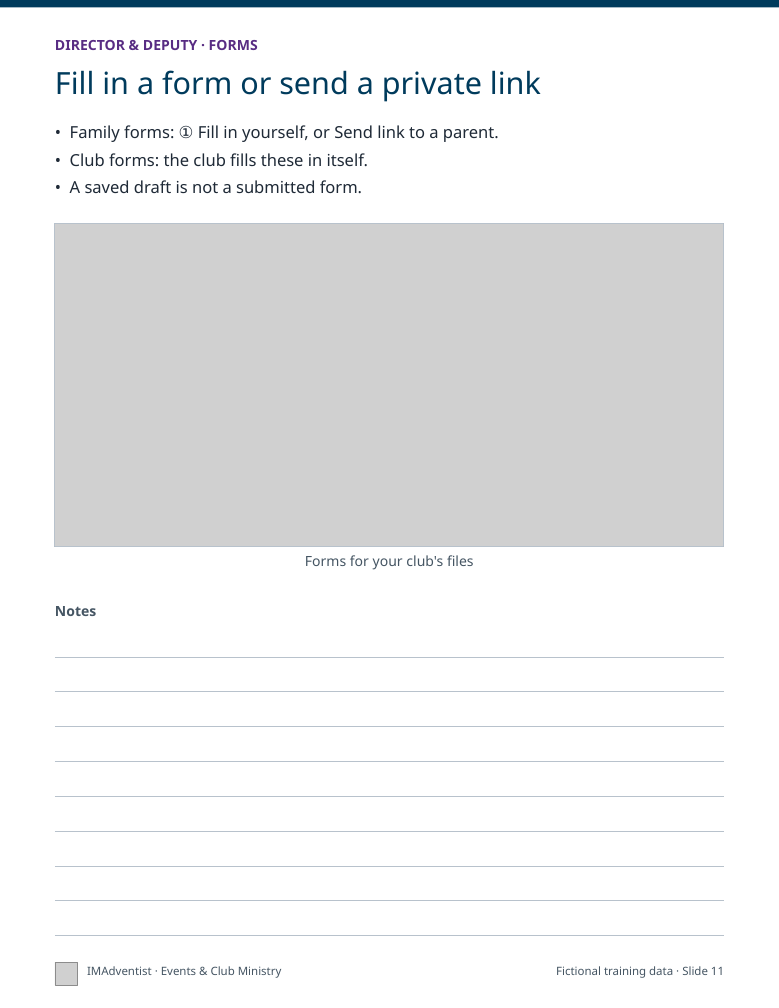
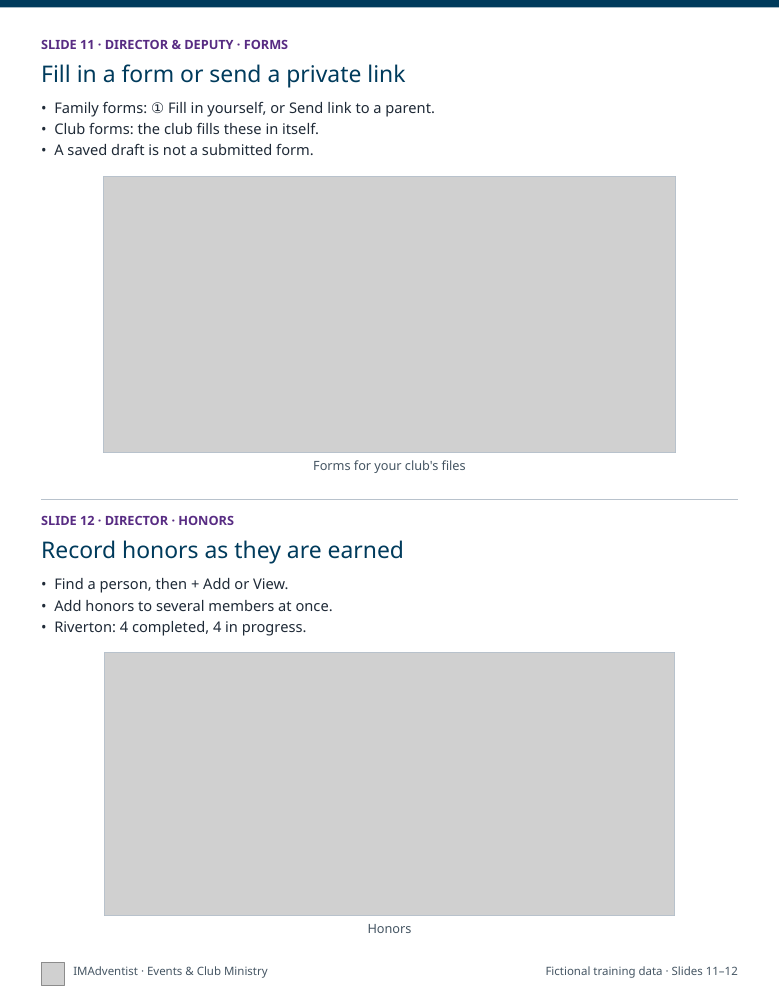
Before and after one commit to DurantTL/IMSDA-Events, a slide deck: slide 6 of docs/platform-documentation/2026-11-05/exports/IMAdventist-getting-started-print.pptx (slide 11 before the commit). Drawn at 779x1008 pixels with LibreOffice and Linux fonts; fonts in the diff are those of the drawing; grey boxes stand for pictures. Boxes give left, top, right and bottom in pixels: in the first picture for what was removed or moved away, otherwise in the second. Text is boxed around its words. In the diff, an @@ line names an element or a change of style, - is before the commit and + after.

```diff
--- a/docs/platform-documentation/2026-11-05/exports/IMAdventist-getting-started-print.pptx
+++ b/docs/platform-documentation/2026-11-05/exports/IMAdventist-getting-started-print.pptx
@@ text at (41,39,288,49): text changed; size 11 to 10 pt @@
-DIRECTOR & DEPUTY · FORMS
+SLIDE 11 · DIRECTOR & DEPUTY · FORMS
@@ text "Fill in a form or ...": place and size @@
-text "Fill in a form or ..." at (55,70,541,102)
+text "Fill in a form or ..." at (41,64,405,88)
@@ text "Fill in a form or ..." at (41,64,405,88): size 24 to 18 pt @@
@@ text "• Family forms: ① Fill ...": place and size @@
-text "• Family forms: ① Fill ..." at (70,125,499,193)
+text "• Family forms: ① Fill ..." at (54,102,435,155)
@@ text "• Family forms: ① Fill ..." at (54,102,435,155): size 13 to 11.5 pt; less space between paragraphs @@
@@ picture: place and size @@
-picture at (55,224,724,547)
+picture at (104,176,675,453)
@@ rectangle: place and size @@
-rectangle at (55,224,724,547)
+rectangle at (104,176,675,453)
@@ text "Forms for your club's files": place and size @@
-text "Forms for your club's files" at (305,555,474,570)
+text "Forms for your club's files" at (313,460,466,473)
@@ text "Forms for your club's files" at (313,460,466,473): size 11 to 10 pt @@
@@ line moved from (55, 657) - (724, 657) to (41, 499) - (738, 499) @@
@@ line (41, 499) - (738, 499): stroke #B8C2CC 0.5 pt to #B8C2CC 0.75 pt @@
@@ text added at (41,515,234,525), 10 pt, text #582C83, bold @@
+SLIDE 12 · DIRECTOR · HONORS
@@ text added at (41,540,404,564), 18 pt, text #003B5C @@
+Record honors as they are earned
@@ text added at (54,578,333,636), 11.5 pt, text #1F2A37 @@
+• Find a person, then + Add or View.
+• Add honors to several members at once.
+• Riverton: 4 completed, 4 in progress.
@@ text removed at (55,606,96,616) @@
-Notes
@@ picture added at (104,653,675,916) @@
@@ rectangle added at (104,653,675,916), outline #B8C2CC 0.75 pt @@
@@ line removed from (55, 692) to (724, 692) @@
@@ line removed from (55, 727) to (724, 727) @@
@@ line removed from (55, 762) to (724, 762) @@
@@ line removed from (55, 796) to (724, 796) @@
@@ line removed from (55, 831) to (724, 831) @@
@@ line removed from (55, 866) to (724, 866) @@
@@ line removed from (55, 901) to (724, 901) @@
@@ text added at (368,924,412,933), 10 pt, text #455563 @@
+Honors
@@ line removed from (55, 936) to (724, 936) @@
@@ picture: place and size @@
-picture at (55,962,78,985)
+picture at (41,962,64,985)
@@ text "IMAdventist · Events & Club ...": place and size @@
-text "IMAdventist · Events & Club ..." at (87,966,282,978)
+text "IMAdventist · Events & Club ..." at (73,966,268,978)
@@ text at (546,966,738,978): text changed @@
-Fictional training data · Slide 11
+Fictional training data · Slides 11–12
```
Also in this commit, not shown: 15 other slides changed, 15 slides removed, 4 other files.
